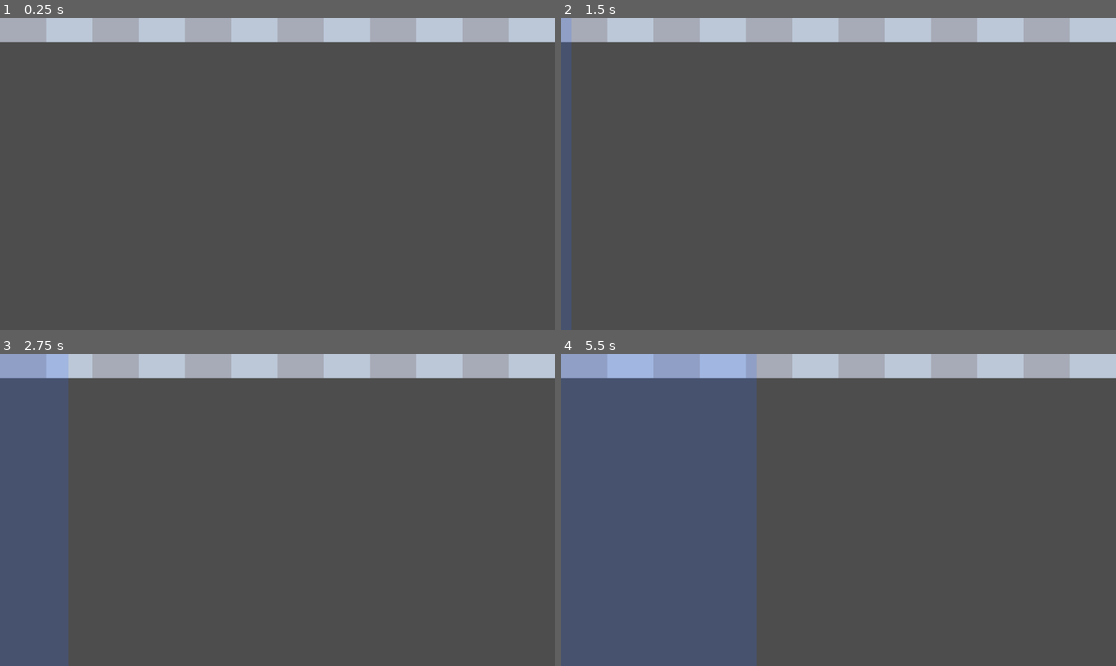
Above: before the commit, frames 1-4 (two rows, left to right).
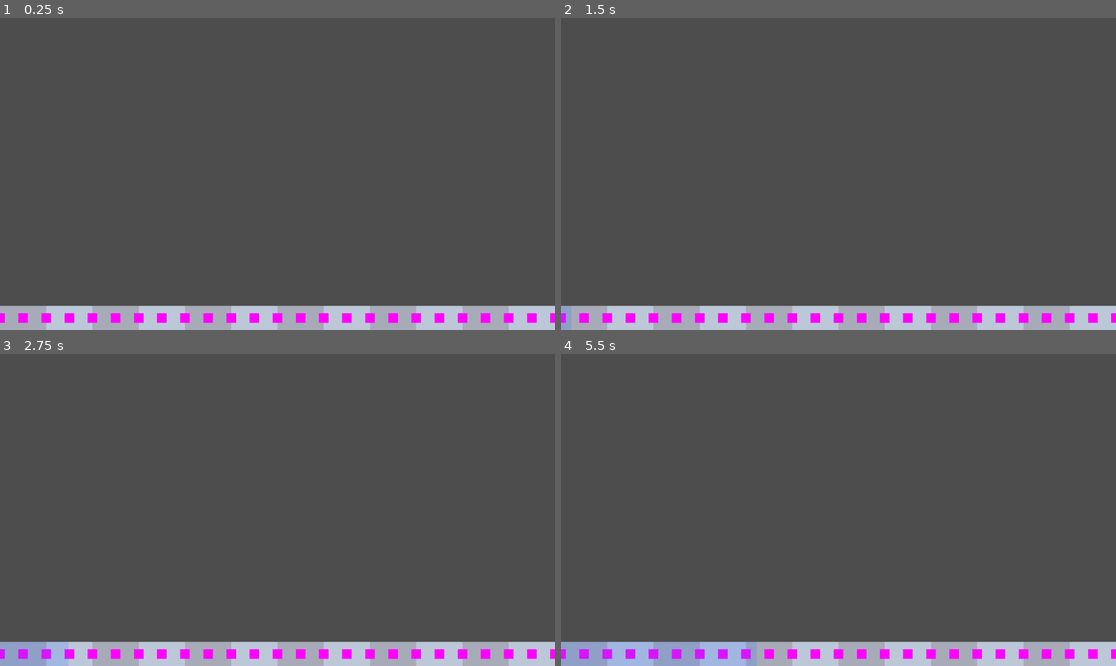
Above: after the commit, the same moments.

Repository: Demoli/GodotCommandTimeline
Game: Godot game, scene res://ExampleScene.tscn
The game is run twice, just before and just after one commit, with the same random seed, the same clock (stepped at 60 frames per second) and the same inputs.
Inputs:
- Up to frame 1 (0.25 s): no input
- Up to frame 2 (1.5 s): tap Enter at 0.5 s; tap Space (play_pause) at 1.25 s
- Up to frame 3 (2.75 s): no input
- Up to frame 4 (5.5 s): no input

The runs differ from the first frame. In frame 1, 16% of the frame differs, in the area x 0-100%, y 0-100%; in frame 2, 17%; in frame 3, 26%; in frame 4, 45%.

Commit message:
refactor: Add placeholders to a track, adjust layout

Diff:
--- a/CommandPlaceholder.tscn
+++ b/CommandPlaceholder.tscn
@@ -1,12 +1,17 @@
-[gd_scene load_steps=3 format=3 uid="uid://drgkf8xq2k8c1"]
+[gd_scene load_steps=4 format=3 uid="uid://drgkf8xq2k8c1"]
 
 [ext_resource type="Script" path="res://CommandPlaceholder.gd" id="1_r3fpx"]
 
 [sub_resource type="RectangleShape2D" id="RectangleShape2D_u2bj5"]
 
+[sub_resource type="PlaceholderTexture2D" id="PlaceholderTexture2D_ukhkb"]
+size = Vector2(20, 20)
+
 [node name="CommandPlaceholder" type="Area2D"]
-position = Vector2(45, 22)
 script = ExtResource("1_r3fpx")
 
 [node name="CollisionShape2D" type="CollisionShape2D" parent="."]
 shape = SubResource("RectangleShape2D_u2bj5")
+
+[node name="Sprite2D" type="Sprite2D" parent="."]
+texture = SubResource("PlaceholderTexture2D_ukhkb")
--- a/Timeline.gd
+++ b/Timeline.gd
@@ -87,4 +87,4 @@
 		var new_place = placeholder.instantiate()
 		new_place.position = command_pos
 		new_place.time_position = (time * command_step)
-		add_child(new_place)
+		$Tracks/Track.add_child(new_place)
--- a/Timeline.tscn
+++ b/Timeline.tscn
@@ -15,40 +15,30 @@
 [sub_resource type="GradientTexture1D" id="GradientTexture1D_8ei11"]
 gradient = SubResource("Gradient_7lceu")
 
-[node name="Timeline" type="Control"]
-layout_mode = 3
-anchors_preset = 15
+[node name="Timeline" type="MarginContainer"]
+anchors_preset = 12
+anchor_top = 1.0
 anchor_right = 1.0
 anchor_bottom = 1.0
 grow_horizontal = 2
-grow_vertical = 2
+grow_vertical = 0
 script = ExtResource("1_r818e")
 
 [node name="Tracks" type="VBoxContainer" parent="."]
-layout_mode = 1
-anchors_preset = 15
-anchor_right = 1.0
-anchor_bottom = 1.0
-grow_horizontal = 2
-grow_vertical = 2
+layout_mode = 2
 size_flags_vertical = 4
 
-[node name="Track1" type="PanelContainer" parent="Tracks"]
+[node name="Track" type="PanelContainer" parent="Tracks"]
 layout_mode = 2
 theme_override_styles/panel = SubResource("StyleBoxTexture_kifi3")
 
-[node name="Grid" type="GridContainer" parent="Tracks/Track1"]
+[node name="Grid" type="GridContainer" parent="Tracks/Track"]
 custom_minimum_size = Vector2(0, 50)
 layout_mode = 2
 columns = 12
 
 [node name="ProgressBar" type="TextureProgressBar" parent="."]
-layout_mode = 1
-anchors_preset = 15
-anchor_right = 1.0
-anchor_bottom = 1.0
-grow_horizontal = 2
-grow_vertical = 2
+layout_mode = 2
 step = 0.0
 nine_patch_stretch = true
 texture_progress = SubResource("GradientTexture1D_8ei11")
